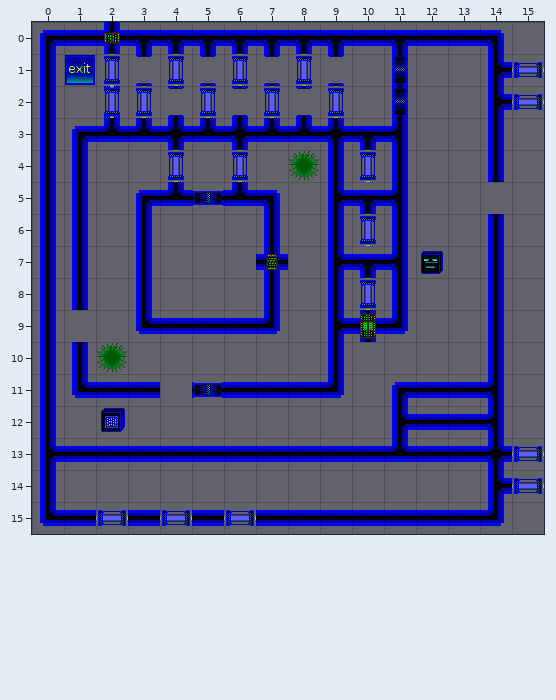
Two states of a Tiled map, data/stories/1-in-the-beginning/level1.tmx. Above: the version before the commit.
Cells are 32x32 px. Shown: x 0..15, y 0..15.
Now the later version:
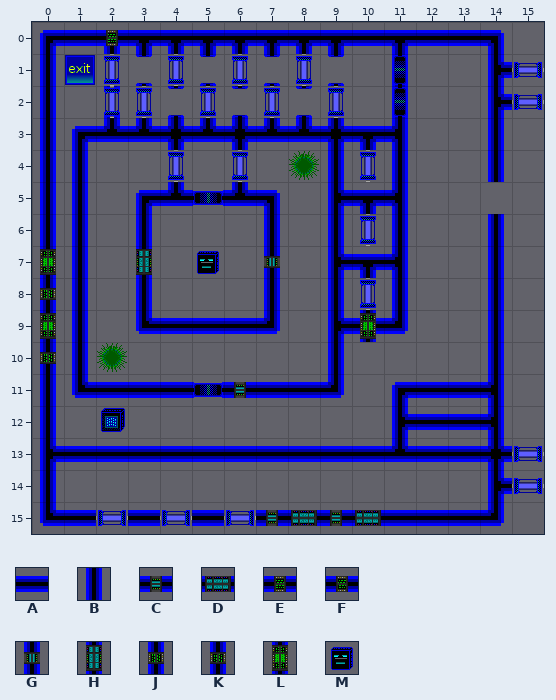
Key: from "alive": A 1, B 10, C 40, D 42, E 44, F 45, G 48, H 51, J 52, K 53, L 54, M 56.
_ is an empty cell, . an unchanged one.
Objects are placed by their top-left corner, in cells (3,4 is the top-left corner of cell 3,4); size is 1x1 cell unless given.
The commit says: transmuting an object now inherits the gid's animation sequences. awesome.
The exact change:
--- layer "map"
@@ x 1..1 @@
- 9 _
+ 9 B
@@ x 4..4 @@
-11 _
+11 A
--- layer "objects"
+E "switch exit cap" at 2,0
+G "switch 1" at 7,7
+H "term hello" at 3,7
-M "player" at 12,7
+M "player" at 5,7
+L "term gbv" at 0,7
+J "term gsv" at 0,8
+L "term gbv" at 0,9
+J "term gsv" at 0,10
+C "switch 2" at 6,11
+D "term blue big h" at 8,15
+C "term blue small h" at 7,15
+C "term blue small h" at 9,15
+D "term blue big h" at 10,15
-K "switch exit cap" at 2,0
-F "switch 1" at 7,7
